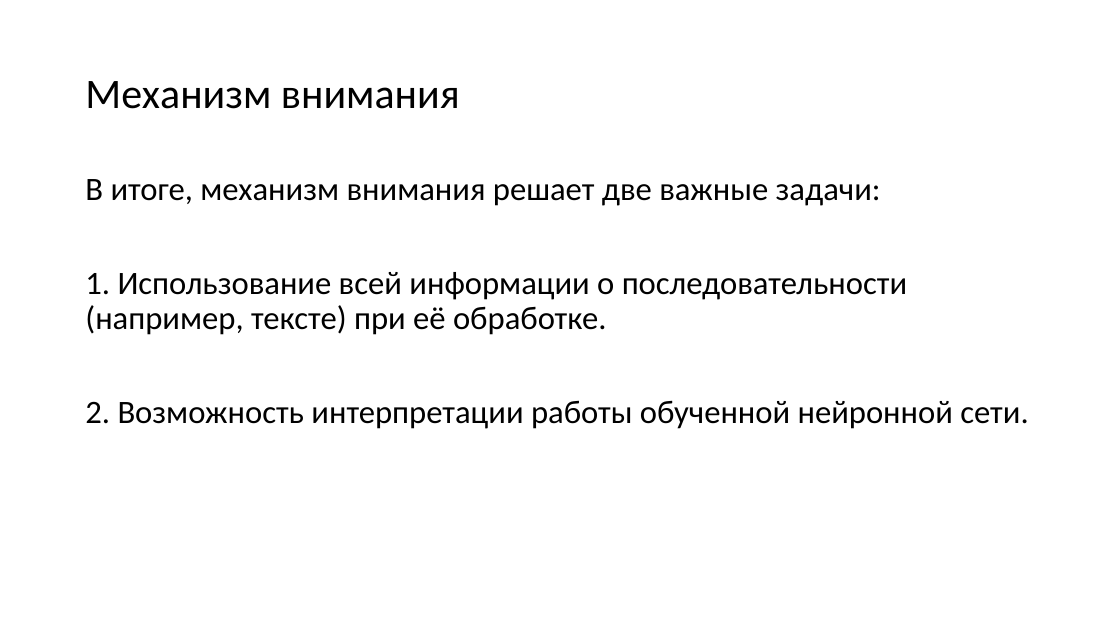
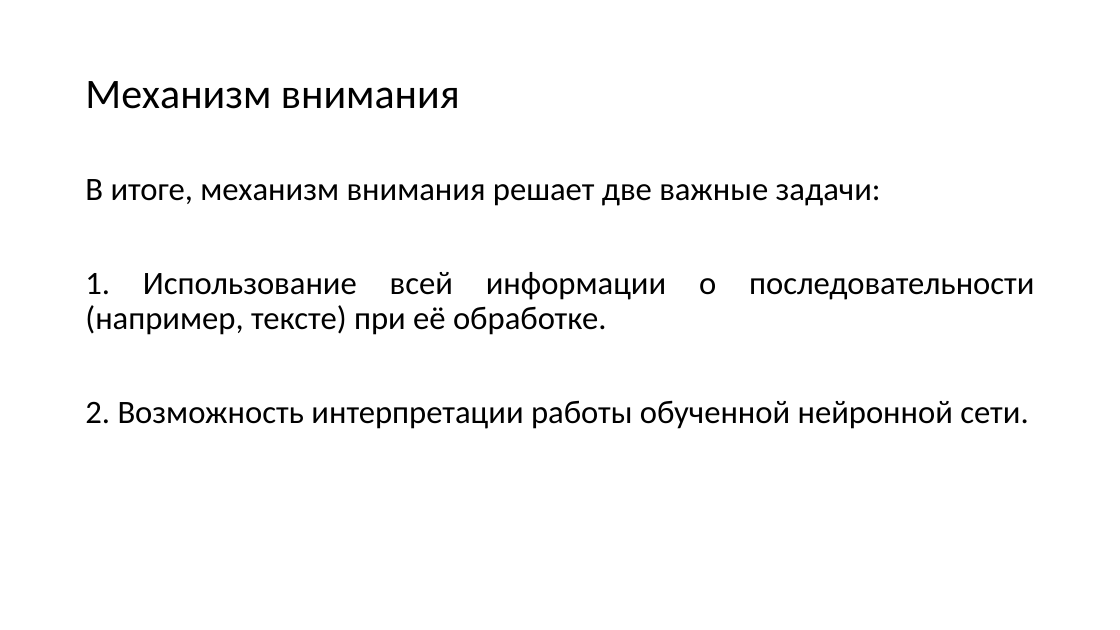
Before and after one commit to mosalov/AI_main_lectures, a slide deck: slide 35 of Лекция 12.pptx. Drawn at 1120x630 pixels with LibreOffice and Linux fonts; fonts in the diff are those of the drawing. Boxes give left, top, right and bottom in pixels: in the first picture for what was removed or moved away, otherwise in the second. Text is boxed around its words. In the diff, an @@ line names an element or a change of style, - is before the commit and + after.

```diff
--- a/Лекция 12.pptx
+++ b/Лекция 12.pptx
@@ text "В итоге, механизм внимания решает ..." at (85,179,1028,429): alignment left to justified @@
```
Also in this commit, not shown: 6 other slides changed, 2 other files.
